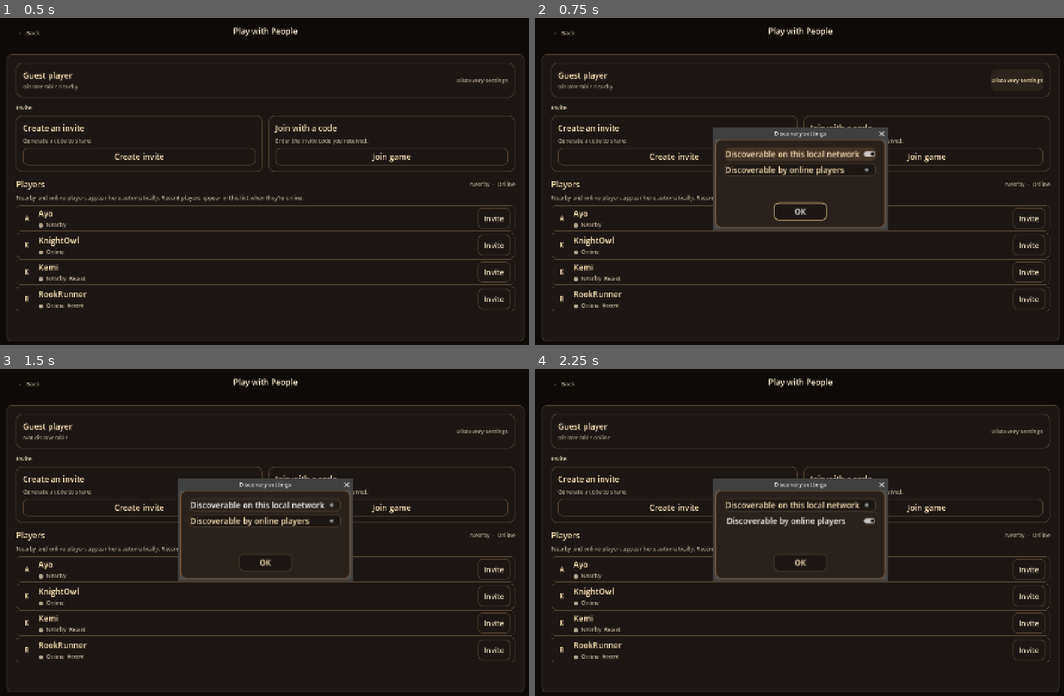
Above: before the commit, frames 1-4 (two rows, left to right).
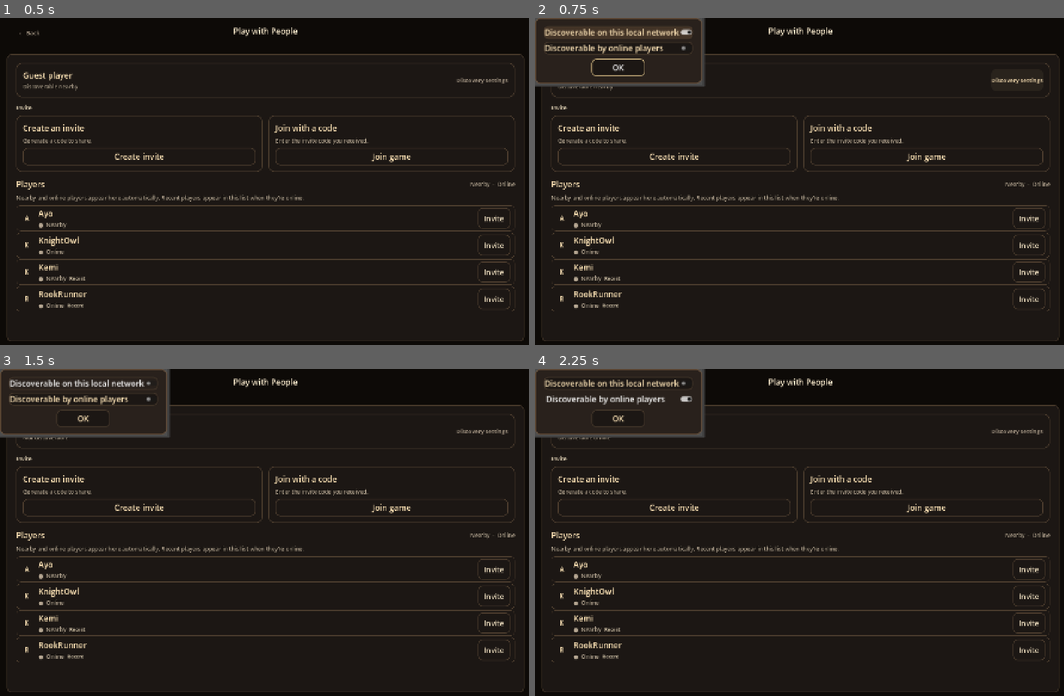
Above: after the commit, the same moments.

Repository: shedrackgodstime/chess-relay
Game: Godot game, scene res://src/ui/screens/multiplayer_hub/multiplayer_hub_screen.tscn
Same seed, same stepped clock (60 frames per second), same inputs: the game is played once before the commit and once after it. This scene is started directly instead of the project's main scene.
Inputs:
- Up to frame 1 (0.5 s): no input
- Up to frame 2 (0.75 s): click "Discovery settings" at 0.5 s
- Up to frame 3 (1.5 s): click "Discoverable on this local ne…" at 1.25 s
- Up to frame 4 (2.25 s): click "Discoverable by online players" at 2 s

Frame 1 is identical in both runs. In frame 2, 7.9% of the frame differs, in the area x 0-67%, y 0-65%; in frame 3, 7.2%; in frame 4, 7.3%.

Commit message:
Make the discovery dialog a scene, and keep one of it
The last multi-node block in the hub. A dialog with its own layout, its own two
controls and its own wording is a thing, and it was being built at the point of use and
freed on close.

Worse than the size, it copied both answers in on every opening and kept its own copies
afterwards, so the dialog and the profile line beside its own button could disagree. The
hub now builds one dialog and keeps it; the dialog opens on whatever is in force.

The dialog reports discovery_changed and decides nothing about what it means, so the
profile line is still the hub's business. Its method is show_dialog rather than open
because open is already a name on Object, and a method that shadows an inherited one
means two things.

Hub script: 511 lines down to 434, and everything left in it that has layout is now a
scene. The two remaining new() calls are a random generator and the single-caller join
field, both of which are correct.

Diff:
--- /dev/null
+++ b/godot/src/ui/components/discovery_dialog/discovery_dialog.gd
@@ -0,0 +1,52 @@
+class_name DiscoverySettingsDialog
+extends AcceptDialog
+
+## Where this player can be found.
+##
+## Extracted from the hub script for the reason the player row and the flow card were
+## extracted: a dialog with its own layout, its own controls and its own wording is a
+## thing, and a thing belongs in a scene where it can be seen and edited. See
+## docs/architecture/foundation_tightening.md, item 2.
+
+## Raised when either answer changes. The dialog reports what the player chose and
+## does not decide what it means for the profile line, which is the hub's business.
+signal discovery_changed(nearby: bool, online: bool)
+
+@export var discoverable_nearby := true
+@export var discoverable_online := false
+
+@onready var _nearby: CheckButton = %Nearby
+@onready var _online: CheckButton = %Online
+
+
+func _ready() -> void:
+	# The message label belongs to AcceptDialog itself, so it is reached through the
+	# supported accessor rather than by path into the engine's own node tree.
+	get_label().horizontal_alignment = HORIZONTAL_ALIGNMENT_CENTER
+	get_label().autowrap_mode = TextServer.AUTOWRAP_WORD_SMART
+	_nearby.toggled.connect(_on_toggled)
+	_online.toggled.connect(_on_toggled)
+	_apply()
+
+
+## Shows the dialog with the answers as they are now.
+##
+## Not named `open`, because that is already a name on Object, and a method that
+## shadows an inherited one is a method that means two things.
+func show_dialog() -> void:
+	_apply()
+	show()
+
+
+## Puts the stored answers back onto the two controls. Used before showing, so a
+## dialog reopened after a cancel shows the answers that are in force rather than
+## whatever was left on screen.
+func _apply() -> void:
+	_nearby.set_pressed_no_signal(discoverable_nearby)
+	_online.set_pressed_no_signal(discoverable_online)
+
+
+func _on_toggled(_enabled: bool) -> void:
+	discoverable_nearby = _nearby.button_pressed
+	discoverable_online = _online.button_pressed
+	discovery_changed.emit(discoverable_nearby, discoverable_online)
--- /dev/null
+++ b/godot/src/ui/components/discovery_dialog/discovery_dialog.tscn
@@ -0,0 +1,20 @@
+[gd_scene load_steps=2 format=3]
+
+[ext_resource type="Script" path="res://src/ui/components/discovery_dialog/discovery_dialog.gd" id="1_discovery_dialog"]
+
+[node name="DiscoverySettingsDialog" type="AcceptDialog"]
+title = "Discovery settings"
+theme_type_variation = &"ModalDialog"
+dialog_text = "Choose where other players can discover you."
+script = ExtResource("1_discovery_dialog")
+
+[node name="Options" type="VBoxContainer" parent="."]
+theme_override_constants/separation = 8
+
+[node name="Nearby" type="CheckButton" parent="Options"]
+unique_name_in_owner = true
+text = "Discoverable on this local network"
+
+[node name="Online" type="CheckButton" parent="Options"]
+unique_name_in_owner = true
+text = "Discoverable by online players"
--- a/godot/src/ui/screens/multiplayer_hub/multiplayer_hub_screen.gd
+++ b/godot/src/ui/screens/multiplayer_hub/multiplayer_hub_screen.gd
@@ -16,6 +16,10 @@
 ## The list row, loaded here rather than referred to by path at runtime so that a
 ## scene which has gone missing is a load error at startup instead of a null in the
 ## middle of filling the list.
+## The discovery dialog, built once and reused.
+const DISCOVERY_DIALOG_SCENE: PackedScene = preload(
+	"res://src/ui/components/discovery_dialog/discovery_dialog.tscn")
+
 const PLAYER_ROW_SCENE: PackedScene = preload(
 	"res://src/ui/components/player_row/player_row.tscn")
 
@@ -53,6 +57,7 @@
 var _queued_incoming_invite := ""
 var _discoverable_nearby := true
 var _discoverable_online := false
+var _discovery_dialog: DiscoverySettingsDialog = null
 
 
 func _ready() -> void:
@@ -60,6 +65,7 @@
 	_create_invite_button.pressed.connect(_on_create_invite)
 	_join_game_button.pressed.connect(_begin_join_flow)
 	%DiscoverySettingsButton.pressed.connect(_show_discovery_settings)
+	_build_discovery_dialog()
 	_populate_mock_players()
 	get_viewport().size_changed.connect(_update_responsive_layout)
 	_update_responsive_layout()
@@ -160,37 +166,28 @@
 	_flow_cancel_button(_reset_invite_flow)
 
 
+## Opens the dialog, with the answers that are currently in force.
+##
+## One dialog for the life of the screen rather than one per opening. It used to be
+## built here each time and freed on close, which meant the two answers had to be
+## copied in each time and could drift from the profile line beside the button.
 func _show_discovery_settings() -> void:
-	var dialog := AcceptDialog.new()
-	dialog.theme_type_variation = &"ModalDialog"
-	dialog.title = "Discovery settings"
-	dialog.dialog_text = "Choose where other players can discover you."
-	dialog.dialog_autowrap = true
-	dialog.get_label().horizontal_alignment = HORIZONTAL_ALIGNMENT_CENTER
-	dialog.get_label().autowrap_mode = TextServer.AUTOWRAP_WORD_SMART
-	var content := VBoxContainer.new()
-	content.add_theme_constant_override("separation", 8)
-	var nearby := CheckButton.new()
-	nearby.text = "Discoverable on this local network"
-	nearby.button_pressed = _discoverable_nearby
-	nearby.toggled.connect(func(enabled: bool):
-		_discoverable_nearby = enabled
-		_update_profile_status()
-	)
-	content.add_child(nearby)
-	var online := CheckButton.new()
-	online.text = "Discoverable by online players"
-	online.button_pressed = _discoverable_online
-	online.toggled.connect(func(enabled: bool):
-		_discoverable_online = enabled
-		_update_profile_status()
-	)
-	content.add_child(online)
-	dialog.add_child(content)
-	add_child(dialog)
-	dialog.popup_centered(Vector2i(460, 240))
-	dialog.confirmed.connect(dialog.queue_free)
-	dialog.canceled.connect(dialog.queue_free)
+	_discovery_dialog.discoverable_nearby = _discoverable_nearby
+	_discovery_dialog.discoverable_online = _discoverable_online
+	_discovery_dialog.show_dialog()
+
+
+## One dialog, made once.
+func _build_discovery_dialog() -> void:
+	_discovery_dialog = DISCOVERY_DIALOG_SCENE.instantiate() as DiscoverySettingsDialog
+	add_child(_discovery_dialog)
+	_discovery_dialog.discovery_changed.connect(_on_discovery_changed)
+
+
+func _on_discovery_changed(nearby: bool, online: bool) -> void:
+	_discoverable_nearby = nearby
+	_discoverable_online = online
+	_update_profile_status()
 
 
 func _update_profile_status() -> void:
--- a/godot/tests/ui_smoke_test.gd
+++ b/godot/tests/ui_smoke_test.gd
@@ -202,6 +202,28 @@
 	var hub := HUB_SCENE.instantiate() as MultiplayerHubScreen
 	root.add_child(hub)
 	await process_frame
+	# The discovery dialog has to be a scene and has to keep the hub's answers, because
+	# the alternative was copying two booleans in on every opening.
+	var dialog := hub._discovery_dialog
+	_check(dialog != null, "hub holds a discovery dialog")
+	_check(dialog.get_script().resource_path
+			== "res://src/ui/components/discovery_dialog/discovery_dialog.gd",
+		"and it is the shared component scene")
+	hub._discoverable_nearby = false
+	hub._show_discovery_settings()
+	await process_frame
+	_check(dialog.visible, "opening the dialog shows it")
+	_check(dialog.discoverable_nearby == false,
+		"and it opens on the answers in force, not its own defaults")
+	_check(not dialog.get_node("Options/Nearby").button_pressed,
+		"with the control showing that answer")
+	var changes := {"count": 0}
+	dialog.discovery_changed.connect(
+		func(_nearby: bool, _online: bool) -> void: changes["count"] += 1)
+	dialog.get_node("Options/Online").button_pressed = true
+	await process_frame
+	_check(int(changes["count"]) == 1, "the dialog reports a change")
+	_check(hub._discoverable_online, "and the hub takes it")
 	hub._update_responsive_layout(800.0)
 	_check(hub._invite_grid.columns == 1, "hub stacks invite cards at narrow width")
 	hub._update_responsive_layout(1200.0)
Not shown, changed: godot/docs/architecture/foundation_tightening.md
